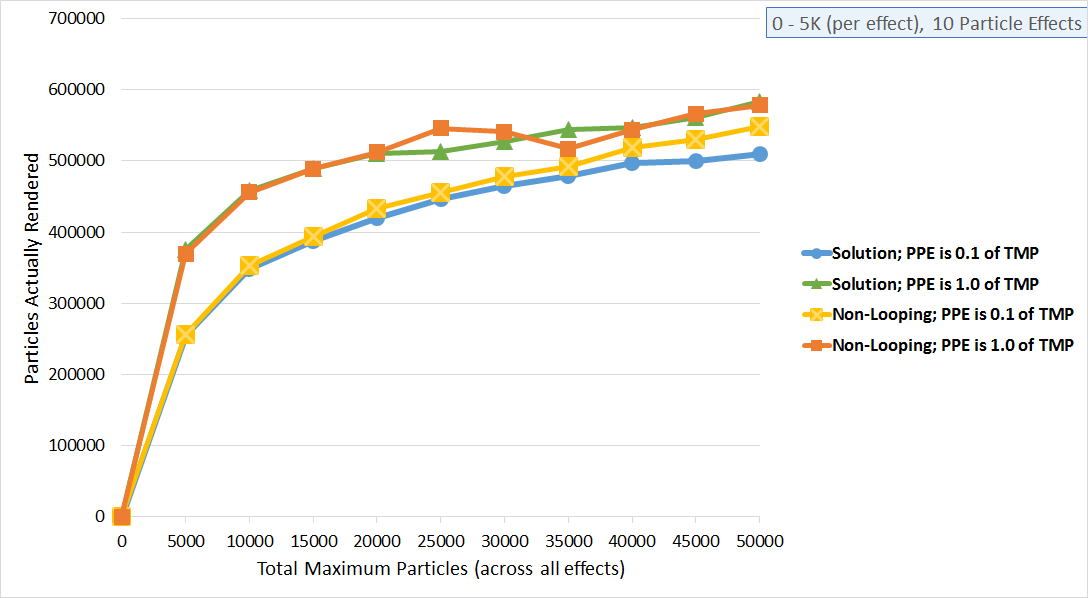
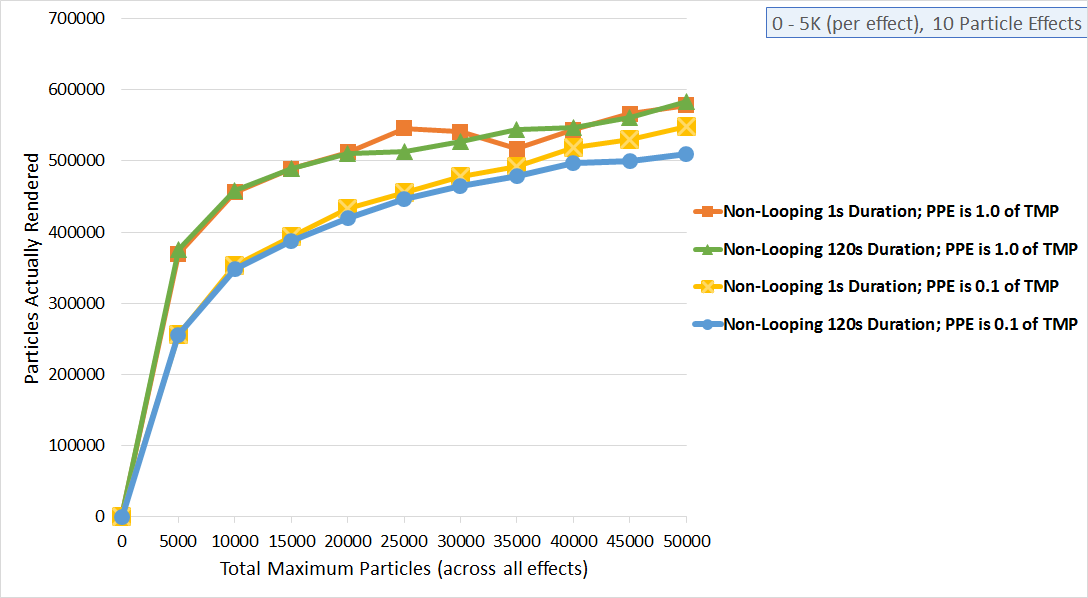
Comparing the layer stacks of the two (1088, 598) images. Changes:
added layer "Layer 4" above "Layer 3" over (114, 18, 1078, 579)
